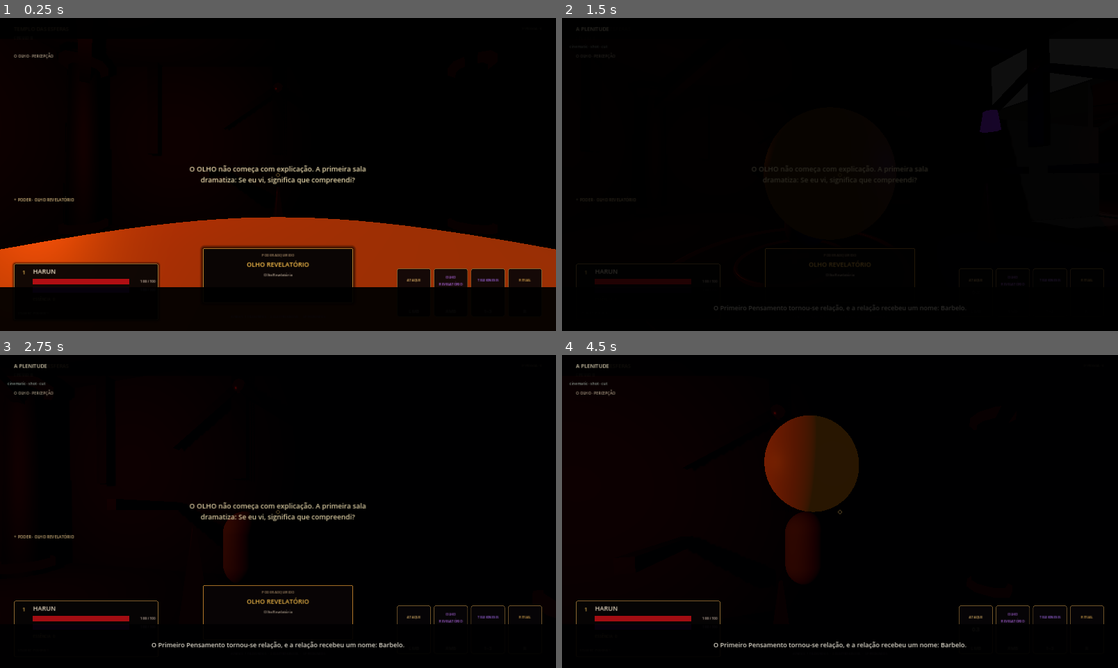
Above: before the commit, frames 1-4 (two rows, left to right).
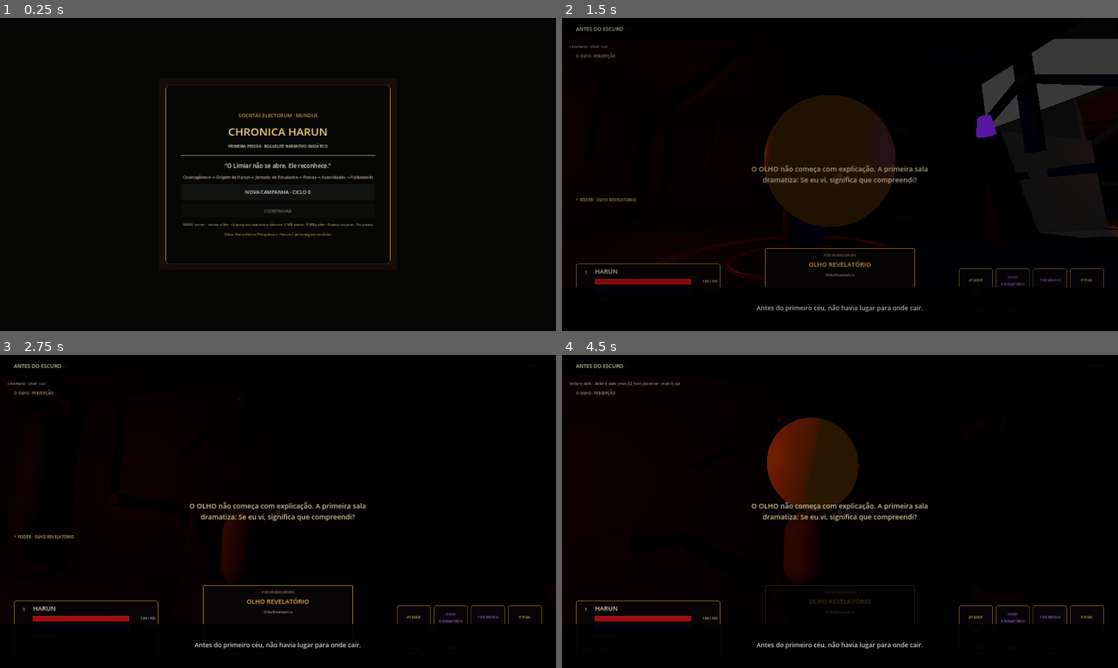
Above: after the commit, the same moments.

Repository: neuralSynapse/societaselectorum
Game: Godot game, scene res://scenes/boot/Main.tscn
The game is run twice, just before and just after one commit, with the same random seed, the same clock (stepped at 60 frames per second) and the same inputs.
Inputs (mouse positions are in pixels of both pictures, inside the frame that each line leads up to):
- Up to frame 1 (0.25 s): no input
- Up to frame 2 (1.5 s): click (840, 193) at 0.5 s, where only the run after the commit has a clickable "NOVA CAMPANHA · CICLO 0"; tap Enter (ui_accept) at 1.25 s; move the mouse to (867, 174) at 1.27 s; hold W (move_forward) from 1.28 s (still down); hold V (camera_toggle) from 1.28 s (still down); click (867, 174) at 1.42 s
- Up to frame 3 (2.75 s): keep holding W (move_forward); tap Space (jump) at 1.52, 2.27 s; move the mouse to (250, 511) at 2.02 s; release V (camera_toggle) at 2.03 s; tap C (consume) at 2.1 s; click (250, 511) at 2.17 s
- Up to frame 4 (4.5 s): keep holding W (move_forward); tap Enter (ui_accept) at 2.75, 3.5 s; move the mouse to (851, 505) at 2.77 s; hold Q (dodge) 2.78-3.53 s; click (851, 505) at 2.92 s; move the mouse to (834, 517) at 3.52 s; tap R (instrument) at 3.6 s; click (834, 517) at 3.67 s; tap Space (jump) at 3.77 s; move the mouse to (878, 514) at 4.27 s; hold E (interact) from 4.28 s (still down); click (878, 514) at 4.42 s

The runs differ from the first frame. In frame 1, 15% of the frame differs, in the area x 0-100%, y 11-86%; in frame 2, 8.7%; in frame 3, 0.6%; in frame 4, 1.8%.

Commit message:
fix: restore canonical Societas campaign gate and web boot flow

Diff:
--- a/game/chronica-harun/scripts/boot/Main.gd
+++ b/game/chronica-harun/scripts/boot/Main.gd
@@ -6,16 +6,166 @@
 @onready var world_expansion: WorldExpansionRuntime = $WorldExpansionRuntime
 @onready var narrative_runtime: NarrativeRuntimeBridge = $NarrativeRuntime
 
-var gameplay_enabled := true
+var gameplay_enabled := false
 var pause_active := false
+var campaign_booted := false
+var pending_snapshot: Dictionary = {}
+var canonical_boot_gate: CanvasLayer
 
 func _ready() -> void:
     process_mode = Node.PROCESS_MODE_ALWAYS
-    var snapshot := SaveService.load_campaign()
-    if snapshot.is_empty():
-        GameState.start_new_campaign()
-    else:
-        GameState.load_save_data(snapshot)
+    pending_snapshot = SaveService.load_campaign()
+    world_root.visible = false
+    ui_root.visible = false
+    Input.mouse_mode = Input.MOUSE_MODE_VISIBLE
+    _show_canonical_boot_gate(not pending_snapshot.is_empty())
+
+func _show_canonical_boot_gate(has_save: bool) -> void:
+    if canonical_boot_gate != null:
+        canonical_boot_gate.queue_free()
+    canonical_boot_gate = CanvasLayer.new()
+    canonical_boot_gate.name = "CanonicalBootGate"
+    canonical_boot_gate.layer = 120
+    add_child(canonical_boot_gate)
+
+    var backdrop := ColorRect.new()
+    backdrop.set_anchors_preset(Control.PRESET_FULL_RECT)
+    backdrop.color = Color("050604")
+    backdrop.mouse_filter = Control.MOUSE_FILTER_STOP
+    canonical_boot_gate.add_child(backdrop)
+
+    var halo := ColorRect.new()
+    halo.set_anchors_preset(Control.PRESET_CENTER)
+    halo.offset_left = -410.0
+    halo.offset_top = -330.0
+    halo.offset_right = 410.0
+    halo.offset_bottom = 330.0
+    halo.color = Color(0.09, 0.055, 0.025, 0.94)
+    backdrop.add_child(halo)
+
+    var border := Panel.new()
+    border.set_anchors_preset(Control.PRESET_CENTER)
+    border.offset_left = -388.0
+    border.offset_top = -308.0
+    border.offset_right = 388.0
+    border.offset_bottom = 308.0
+    var border_style := StyleBoxFlat.new()
+    border_style.bg_color = Color(0.025, 0.025, 0.021, 0.98)
+    border_style.border_color = Color("C9933A")
+    border_style.set_border_width_all(1)
+    border_style.corner_radius_top_left = 12
+    border_style.corner_radius_top_right = 12
+    border_style.corner_radius_bottom_left = 12
+    border_style.corner_radius_bottom_right = 12
+    border.add_theme_stylebox_override("panel", border_style)
+    backdrop.add_child(border)
+
+    var stack := VBoxContainer.new()
+    stack.set_anchors_preset(Control.PRESET_FULL_RECT)
+    stack.offset_left = 54.0
+    stack.offset_top = 42.0
+    stack.offset_right = -54.0
+    stack.offset_bottom = -42.0
+    stack.alignment = BoxContainer.ALIGNMENT_CENTER
+    stack.add_theme_constant_override("separation", 13)
+    border.add_child(stack)
+
+    var institution := Label.new()
+    institution.text = "SOCIETAS ELECTORUM · MUNDUS"
+    institution.horizontal_alignment = HORIZONTAL_ALIGNMENT_CENTER
+    institution.add_theme_color_override("font_color", Color("C9933A"))
+    institution.add_theme_font_size_override("font_size", 17)
+    stack.add_child(institution)
+
+    var title := Label.new()
+    title.text = "CHRONICA HARUN"
+    title.horizontal_alignment = HORIZONTAL_ALIGNMENT_CENTER
+    title.add_theme_color_override("font_color", Color("F0CF83"))
+    title.add_theme_font_size_override("font_size", 38)
+    stack.add_child(title)
+
+    var subtitle := Label.new()
+    subtitle.text = "PRIMEIRA PESSOA · ROGUELITE NARRATIVO INICIÁTICO"
+    subtitle.horizontal_alignment = HORIZONTAL_ALIGNMENT_CENTER
+    subtitle.add_theme_color_override("font_color", Color("F2E7D2"))
+    subtitle.add_theme_font_size_override("font_size", 13)
+    stack.add_child(subtitle)
+
+    var rule := HSeparator.new()
+    rule.custom_minimum_size = Vector2(0, 16)
+    stack.add_child(rule)
+
+    var invocation := Label.new()
+    invocation.text = "“O Limiar não se abre. Ele reconhece.”"
+    invocation.horizontal_alignment = HORIZONTAL_ALIGNMENT_CENTER
+    invocation.add_theme_color_override("font_color", Color("F2E7D2"))
+    invocation.add_theme_font_size_override("font_size", 20)
+    stack.add_child(invocation)
+
+    var continuity := Label.new()
+    continuity.text = "Cosmogênese → Origem de Harun → Jornada do Estudante → Provas → Autoridades → Yaldabaoth"
+    continuity.horizontal_alignment = HORIZONTAL_ALIGNMENT_CENTER
+    continuity.autowrap_mode = TextServer.AUTOWRAP_WORD_SMART
+    continuity.add_theme_color_override("font_color", Color(0.76, 0.69, 0.59, 1.0))
+    continuity.add_theme_font_size_override("font_size", 14)
+    stack.add_child(continuity)
+
+    var new_campaign := Button.new()
+    new_campaign.text = "NOVA CAMPANHA · CICLO 0"
+    new_campaign.custom_minimum_size = Vector2(0, 54)
+    new_campaign.add_theme_font_size_override("font_size", 17)
+    new_campaign.pressed.connect(_start_new_campaign_from_gate)
+    stack.add_child(new_campaign)
+
+    var continue_campaign := Button.new()
+    continue_campaign.text = "CONTINUAR"
+    continue_campaign.custom_minimum_size = Vector2(0, 48)
+    continue_campaign.disabled = not has_save
+    continue_campaign.add_theme_font_size_override("font_size", 16)
+    continue_campaign.pressed.connect(_continue_campaign_from_gate)
+    stack.add_child(continue_campaign)
+
+    var controls := Label.new()
+    controls.text = "WASD mover · mouse olhar · clique para capturar a câmera · LMB atacar · RMB poder · Espaço esquiva · Esc pausa"
+    controls.horizontal_alignment = HORIZONTAL_ALIGNMENT_CENTER
+    controls.autowrap_mode = TextServer.AUTOWRAP_WORD_SMART
+    controls.add_theme_color_override("font_color", Color(0.64, 0.59, 0.51, 1.0))
+    controls.add_theme_font_size_override("font_size", 12)
+    stack.add_child(controls)
+
+    var author := Label.new()
+    author.text = "Obra: Frater Horus Phosphorus · Harun é personagem canônico"
+    author.horizontal_alignment = HORIZONTAL_ALIGNMENT_CENTER
+    author.add_theme_color_override("font_color", Color("C9933A"))
+    author.add_theme_font_size_override("font_size", 12)
+    stack.add_child(author)
+
+func _start_new_campaign_from_gate() -> void:
+    if campaign_booted:
+        return
+    SaveService.delete_campaign()
+    GameState.start_new_campaign()
+    SaveService.save_campaign(GameState.to_save_data())
+    _boot_campaign_runtime()
+
+func _continue_campaign_from_gate() -> void:
+    if campaign_booted:
+        return
+    if pending_snapshot.is_empty():
+        _start_new_campaign_from_gate()
+        return
+    GameState.load_save_data(pending_snapshot)
+    _boot_campaign_runtime()
+
+func _boot_campaign_runtime() -> void:
+    if campaign_booted:
+        return
+    campaign_booted = true
+    if canonical_boot_gate != null:
+        canonical_boot_gate.queue_free()
+        canonical_boot_gate = null
+    world_root.visible = true
+    ui_root.visible = true
     stage_director.stage_completed.connect(_on_stage_completed)
     stage_director.configure(world_root, ui_root)
     world_expansion.configure_player(stage_director.player)
@@ -29,8 +179,12 @@
     var entry_sequence := narrative_runtime.start_entry_flow()
     var blocking_entry := _cinematic_can_take_player_control() and (entry_sequence == &"cosmogony" or entry_sequence == &"harun_origin" or entry_sequence == &"epilogue")
     _set_gameplay_enabled(not blocking_entry)
+    if not blocking_entry and stage_director.hud != null and OS.has_feature("web"):
+        stage_director.hud.show_message("CLIQUE NA CENA PARA CAPTURAR A CÂMERA", 5.5)
 
 func _unhandled_input(event: InputEvent) -> void:
+    if not campaign_booted:
+        return
     if event.is_action_pressed("pause") and gameplay_enabled:
         set_pause_state(not pause_active)
         get_viewport().set_input_as_handled()
@@ -40,7 +194,14 @@
     if stage_director != null and stage_director.hud != null:
         stage_director.hud.set_pause_visible(paused)
     get_tree().paused = paused
-    Input.mouse_mode = Input.MOUSE_MODE_VISIBLE if paused else Input.MOUSE_MODE_CAPTURED
+    if paused:
+        Input.mouse_mode = Input.MOUSE_MODE_VISIBLE
+    elif OS.has_feature("web"):
+        Input.mouse_mode = Input.MOUSE_MODE_VISIBLE
+        if stage_director != null and stage_director.hud != null:
+            stage_director.hud.show_message("CLIQUE NA CENA PARA RETOMAR A CÂMERA", 3.5)
+    else:
+        Input.mouse_mode = Input.MOUSE_MODE_CAPTURED
 
 func _exit_tree() -> void:
     if get_tree() != null:
@@ -61,7 +222,10 @@
             stage_director.player.camera.current = enabled
     if stage_director.hud != null:
         stage_director.hud.visible = enabled
-    Input.mouse_mode = Input.MOUSE_MODE_CAPTURED if enabled else Input.MOUSE_MODE_HIDDEN
+    if enabled:
+        Input.mouse_mode = Input.MOUSE_MODE_VISIBLE if OS.has_feature("web") else Input.MOUSE_MODE_CAPTURED
+    else:
+        Input.mouse_mode = Input.MOUSE_MODE_HIDDEN
 
 func _on_cinematic_sequence_started(_sequence_id: StringName, _sequence: Dictionary) -> void:
     if _cinematic_can_take_player_control():
@@ -76,6 +240,8 @@
             narrative_runtime.cinematic_stage.release_camera()
         stage_director.player.camera.make_current()
     _set_gameplay_enabled(true)
+    if stage_director.hud != null and OS.has_feature("web"):
+        stage_director.hud.show_message("CLIQUE NA CENA PARA CONTROLAR A CÂMERA", 4.0)
 
 func _on_stage_completed(stage_id: StringName, _summary: Dictionary) -> void:
     world_expansion.on_boss_defeated(stage_id)
